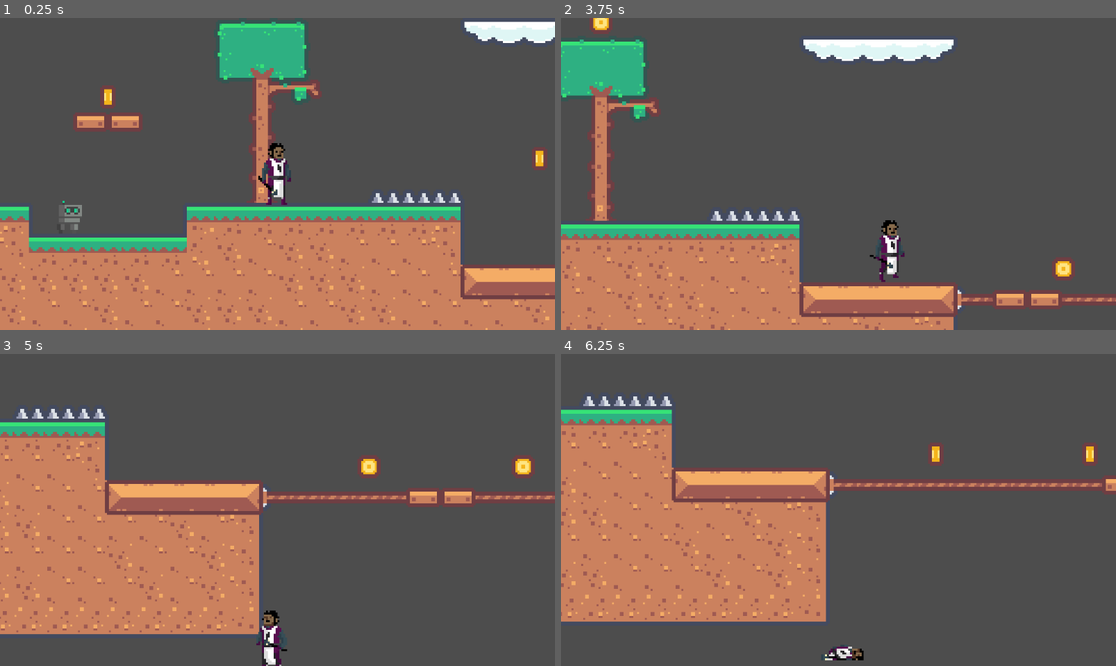
Above: before the commit, frames 1-4 (two rows, left to right).
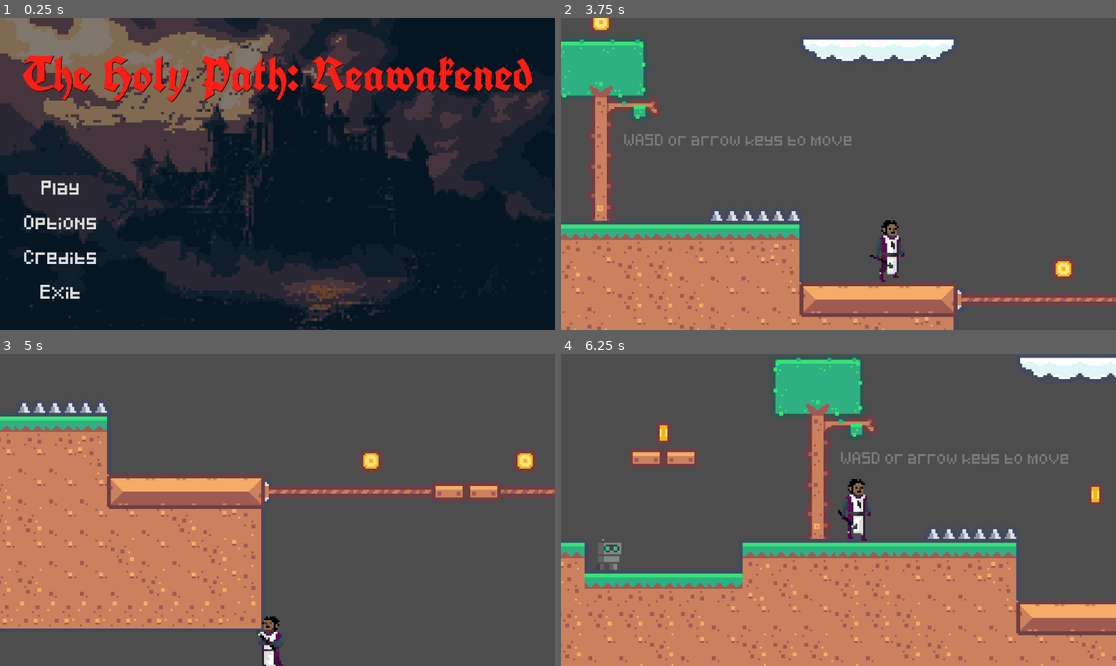
Above: after the commit, the same moments.

Repository: choice-games-media/the-holy-path-reawakened
Game: Godot game, scene res://scenes/menu.tscn
Same seed, same stepped clock (60 frames per second), same inputs: the game is played once before the commit and once after it. Before the commit the project starts from res://scenes/game.tscn.
Inputs (mouse positions are in pixels of both pictures, inside the frame that each line leads up to):
- Up to frame 1 (0.25 s): no input
- Up to frame 2 (3.75 s): click (622, 220) at 0.5 s, where only the run after the commit has a clickable "Options"; click (622, 255) at 1.25 s, where only the run after the commit has a clickable "Credits"; click (622, 186) at 2 s, where only the run after the commit has a clickable "Play"; hold D (move_right) from 2.78 s (still down); tap Space (jump) at 3.02 s
- Up to frame 3 (5 s): tap Space (jump) at 3.77 s; release D (move_right) at 4.28 s; hold A (move_left) from 4.28 s (still down)
- Up to frame 4 (6.25 s): release A (move_left) at 5.03 s; hold D (move_right) from 5.03 s (still down); tap Space (jump) at 5.27, 6.02 s

The runs differ from the first frame. In frame 1, 92% of the frame differs, in the area x 0-100%, y 0-100%; in frame 2, 1.1%; in frame 3, 12%; in frame 4, 55%.

Commit message:
Font, main menu, and robot animations
Anything to procrastinate on diversifying level design

Diff:
--- a/project.godot
+++ b/project.godot
@@ -11,7 +11,7 @@
 [application]
 
 config/name="The Holy Path: Reawakened"
-run/main_scene="res://scenes/game.tscn"
+run/main_scene="res://scenes/menu.tscn"
 config/features=PackedStringArray("4.3", "Forward Plus")
 config/icon="res://assets/icon.svg"
 
--- /dev/null
+++ b/scenes/buttons.tres
@@ -0,0 +1,24 @@
+[gd_resource type="Theme" load_steps=7 format=3 uid="uid://igtoaofdblne"]
+
+[ext_resource type="FontFile" uid="uid://dj6utnp08pego" path="res://assets/fonts/Pixeled.ttf" id="1_d7dp8"]
+
+[sub_resource type="StyleBoxEmpty" id="StyleBoxEmpty_q8itd"]
+
+[sub_resource type="StyleBoxEmpty" id="StyleBoxEmpty_2c6mx"]
+
+[sub_resource type="StyleBoxEmpty" id="StyleBoxEmpty_oqihj"]
+
+[sub_resource type="StyleBoxEmpty" id="StyleBoxEmpty_7y7xu"]
+
+[sub_resource type="StyleBoxEmpty" id="StyleBoxEmpty_q6gvu"]
+
+[resource]
+Button/colors/font_hover_color = Color(0.94902, 0.94902, 0, 1)
+Button/colors/font_pressed_color = Color(0, 0, 0.94902, 1)
+Button/font_sizes/font_size = 24
+Button/fonts/font = ExtResource("1_d7dp8")
+Button/styles/disabled = SubResource("StyleBoxEmpty_q8itd")
+Button/styles/focus = SubResource("StyleBoxEmpty_2c6mx")
+Button/styles/hover = SubResource("StyleBoxEmpty_oqihj")
+Button/styles/normal = SubResource("StyleBoxEmpty_7y7xu")
+Button/styles/pressed = SubResource("StyleBoxEmpty_q6gvu")
--- a/scenes/game.tscn
+++ b/scenes/game.tscn
@@ -8,6 +8,7 @@
 [ext_resource type="Texture2D" uid="uid://dnbu7lme0t8an" path="res://assets/sprites/background.png" id="4_ks2sj"]
 [ext_resource type="PackedScene" uid="uid://bxwk6mk0yfshk" path="res://scenes/killzone.tscn" id="5_t0ifi"]
 [ext_resource type="PackedScene" uid="uid://dvlogevc6dmj2" path="res://scenes/robot.tscn" id="8_bw6sk"]
+[ext_resource type="FontFile" uid="uid://dj6utnp08pego" path="res://assets/fonts/Pixeled.ttf" id="9_oliee"]
 
 [sub_resource type="TileSetAtlasSource" id="TileSetAtlasSource_ilkpk"]
 texture = ExtResource("2_uojlf")
@@ -413,4 +414,14 @@
 shape = SubResource("RectangleShape2D_a2eyv")
 
 [node name="Enemy" parent="." instance=ExtResource("8_bw6sk")]
-position = Vector2(-121, 22)
+position = Vector2(-121, 24)
+
+[node name="Label" type="Label" parent="."]
+offset_left = 4.0
+offset_top = -35.0
+offset_right = 123.0
+offset_bottom = -21.0
+theme_override_colors/font_color = Color(0.47451, 0.47451, 0.47451, 1)
+theme_override_fonts/font = ExtResource("9_oliee")
+theme_override_font_sizes/font_size = 5
+text = "WASD or arrow keys to move"
--- /dev/null
+++ b/scenes/menu.tscn
@@ -0,0 +1,85 @@
+[gd_scene load_steps=5 format=3 uid="uid://mwswnilwdhd0"]
+
+[ext_resource type="Script" path="res://scripts/menu.gd" id="1_t6ukj"]
+[ext_resource type="Texture2D" uid="uid://durrrnguvy0im" path="res://assets/sprites/main_menu.png" id="2_vf1i7"]
+[ext_resource type="FontFile" uid="uid://hy82bwix5lnn" path="res://assets/fonts/UnifrakturCook-Bold.ttf" id="3_c5hlg"]
+[ext_resource type="Theme" uid="uid://igtoaofdblne" path="res://scenes/buttons.tres" id="4_ot4kw"]
+
+[node name="Menu" type="Control"]
+layout_mode = 3
+anchors_preset = 15
+anchor_right = 1.0
+anchor_bottom = 1.0
+grow_horizontal = 2
+grow_vertical = 2
+script = ExtResource("1_t6ukj")
+
+[node name="Background" type="TextureRect" parent="."]
+self_modulate = Color(0.501407, 0.501406, 0.501406, 1)
+z_index = -2
+layout_mode = 1
+anchors_preset = 15
+anchor_right = 1.0
+anchor_bottom = 1.0
+grow_horizontal = 2
+grow_vertical = 2
+texture = ExtResource("2_vf1i7")
+expand_mode = 1
+
+[node name="MarginContainer" type="MarginContainer" parent="."]
+layout_mode = 1
+anchors_preset = 5
+anchor_left = 0.5
+anchor_right = 0.5
+offset_left = -107.5
+offset_right = 107.5
+offset_bottom = 23.0
+grow_horizontal = 2
+theme_override_constants/margin_top = 50
+
+[node name="Title" type="Label" parent="MarginContainer"]
+layout_mode = 2
+theme_override_colors/font_color = Color(1, 0.113725, 0.0823529, 1)
+theme_override_colors/font_shadow_color = Color(0, 0, 0, 1)
+theme_override_fonts/font = ExtResource("3_c5hlg")
+theme_override_font_sizes/font_size = 100
+text = "The Holy Path: Reawakened"
+
+[node name="MarginContainer2" type="MarginContainer" parent="."]
+layout_mode = 1
+anchors_preset = 2
+anchor_top = 1.0
+anchor_bottom = 1.0
+offset_top = -136.0
+offset_right = 70.0
+grow_vertical = 0
+theme_override_constants/margin_left = 50
+theme_override_constants/margin_bottom = 50
+
+[node name="VBoxContainer" type="VBoxContainer" parent="MarginContainer2"]
+layout_mode = 2
+size_flags_horizontal = 4
+size_flags_vertical = 4
+
+[node name="PlayButton" type="Button" parent="MarginContainer2/VBoxContainer"]
+layout_mode = 2
+theme = ExtResource("4_ot4kw")
+text = "Play"
+
+[node name="OptionsButton" type="Button" parent="MarginContainer2/VBoxContainer"]
+layout_mode = 2
+theme = ExtResource("4_ot4kw")
+text = "Options"
+
+[node name="CreditsButton" type="Button" parent="MarginContainer2/VBoxContainer"]
+layout_mode = 2
+theme = ExtResource("4_ot4kw")
+text = "Credits"
+
+[node name="ExitButton" type="Button" parent="MarginContainer2/VBoxContainer"]
+layout_mode = 2
+theme = ExtResource("4_ot4kw")
+text = "Exit"
+
+[connection signal="pressed" from="MarginContainer2/VBoxContainer/PlayButton" to="." method="_on_play_button_pressed"]
+[connection signal="pressed" from="MarginContainer2/VBoxContainer/ExitButton" to="." method="_on_exit_button_pressed"]
--- a/scenes/robot.tscn
+++ b/scenes/robot.tscn
@@ -102,7 +102,7 @@
 }]
 
 [sub_resource type="RectangleShape2D" id="RectangleShape2D_dnn7h"]
-size = Vector2(10, 18)
+size = Vector2(10, 16)
 
 [node name="Robot" type="Node2D"]
 script = ExtResource("1_vabga")
@@ -110,12 +110,12 @@
 [node name="AnimatedSprite2D" type="AnimatedSprite2D" parent="."]
 sprite_frames = SubResource("SpriteFrames_1wbe6")
 animation = &"idle"
-autoplay = "idle"
-frame_progress = 0.103295
+autoplay = "walk"
 
 [node name="Killzone" parent="." instance=ExtResource("2_nad0v")]
 
 [node name="CollisionShape2D" type="CollisionShape2D" parent="Killzone"]
+position = Vector2(0, -1)
 shape = SubResource("RectangleShape2D_dnn7h")
 
 [node name="RayCastLeft" type="RayCast2D" parent="."]
--- /dev/null
+++ b/scripts/menu.gd
@@ -0,0 +1,9 @@
+extends Control
+
+
+func _on_play_button_pressed() -> void:
+	get_tree().change_scene_to_file("res://scenes/game.tscn")
+
+
+func _on_exit_button_pressed() -> void:
+	get_tree().quit()
Not shown, changed: CREDITS.txt
Binary file added: assets/fonts/Pixeled.ttf
Not shown, added: assets/fonts/Pixeled.ttf.import
Binary file added: assets/fonts/UnifrakturCook-Bold.ttf
Not shown, added: assets/fonts/UnifrakturCook-Bold.ttf.import
Binary file added: assets/sprites/main_menu.png
Not shown, added: assets/sprites/main_menu.png.import
Not shown: 1 places in scenes/game.tscn that only renumber resources
